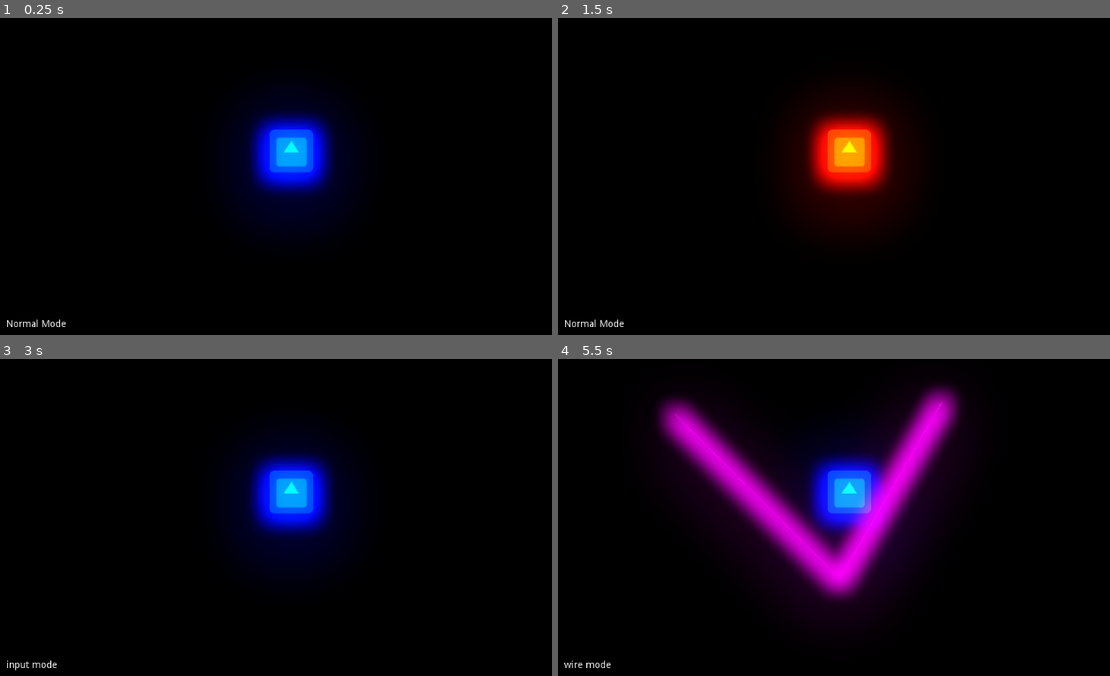
Above: before the commit, frames 1-4 (two rows, left to right).
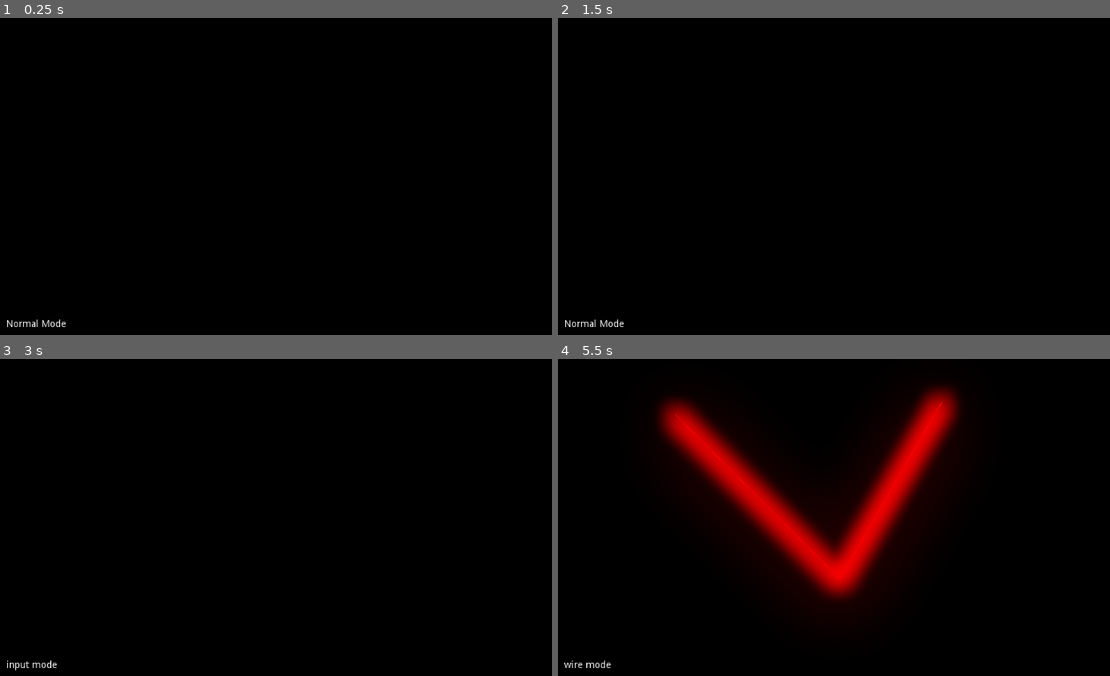
Above: after the commit, the same moments.

Repository: Aki78/GodotCPUDesign
Game: Godot game, scene res://Game.tscn
Two runs of this game, one before a commit and one after it. Both use one fixed random seed, a clock stepped at 60 frames per second and the inputs below. The engine's default icon, where the game draws it, is replaced by a stand-in: a white triangle on a blue panel in a dark square.
Inputs (mouse positions are in pixels of both pictures, inside the frame that each line leads up to):
- Up to frame 1 (0.25 s): no input
- Up to frame 2 (1.5 s): click (850, 151) at 0.52 s; click (850, 151) at 1.27 s
- Up to frame 3 (3 s): click (292, 492) at 2.02 s; tap Enter at 2.75 s; move the mouse to (469, 473) at 2.77 s; hold I (input) from 2.78 s (still down)
- Up to frame 4 (5.5 s): click (1027, 473) at 3.05 s; release I (input) at 3.5 s; drag from (729, 514) to (834, 574) at 3.52 s; tap Space at 4.25 s; move the mouse to (944, 400) at 4.27 s; hold W (wire) 4.28-5 s; click (944, 400) at 4.42 s; tap S (add_switch, bound only after the commit) at 4.55 s; drag from (834, 574) to (657, 431) at 5.02 s

The runs differ from the first frame. In frame 1, 7.1% of the frame differs, in the area x 41-64%, y 25-66%; in frame 2, 7.1%; in frame 3, 7.1%; in frame 4, 19%, in the area x 17-74%, y 8-78%.

Commit message:
added switches

Diff:
--- a/Bit.gd
+++ /dev/null
@@ -1,26 +0,0 @@
-extends Area2D
-
-var bit = true
-
-func _ready():
-	pass
-
-func _process(delta):
-	for area in get_overlapping_areas():
-		get_tree().call_group(area.group_name, "set_bit", bit)
-
-func _on_TextureButton_pressed():
-	toggle()
-
-func toggle():
-	if bit:
-		bit = false
-		modulate.r = 255
-		modulate.b = 0
-	else:
-		bit = true
-		modulate.r = 0
-		modulate.b = 255
-
-func _on_Timer_timeout():
-	toggle()
--- a/Game.tscn
+++ b/Game.tscn
@@ -1,8 +1,7 @@
-[gd_scene load_steps=7 format=2]
+[gd_scene load_steps=5 format=2]
 
 [ext_resource path="res://Wires.gd" type="Script" id=1]
-[ext_resource path="res://Bit.gd" type="Script" id=2]
-[ext_resource path="res://icon.png" type="Texture" id=3]
+[ext_resource path="res://Switches.gd" type="Script" id=3]
 [ext_resource path="res://Label.gd" type="Script" id=4]
 
 [sub_resource type="Environment" id=1]
@@ -17,8 +16,6 @@
 glow_bicubic_upscale = true
 glow_high_quality = true
 
-[sub_resource type="CircleShape2D" id=2]
-
 [node name="Game" type="Node2D"]
 position = Vector2( 0, 1 )
 
@@ -28,26 +25,6 @@
 [node name="Wires" type="Node2D" parent="."]
 script = ExtResource( 1 )
 
-[node name="Bit" type="Area2D" parent="."]
-script = ExtResource( 2 )
-
-[node name="CollisionShape2D" type="CollisionShape2D" parent="Bit"]
-position = Vector2( 481, 298 )
-scale = Vector2( 3.32824, 3.32824 )
-shape = SubResource( 2 )
-
-[node name="TextureButton" type="TextureButton" parent="Bit"]
-margin_left = 449.0
-margin_top = 267.0
-margin_right = 513.0
-margin_bottom = 331.0
-rect_scale = Vector2( 0.976665, 0.971515 )
-texture_normal = ExtResource( 3 )
-
-[node name="Timer" type="Timer" parent="Bit"]
-wait_time = 0.1
-autostart = true
-
 [node name="Label" type="Label" parent="."]
 margin_left = 68.0
 margin_top = 542.0
@@ -55,5 +32,5 @@
 margin_bottom = 556.0
 script = ExtResource( 4 )
 
-[connection signal="pressed" from="Bit/TextureButton" to="Bit" method="_on_TextureButton_pressed"]
-[connection signal="timeout" from="Bit/Timer" to="Bit" method="_on_Timer_timeout"]
+[node name="Switches" type="Node2D" parent="."]
+script = ExtResource( 3 )
--- a/Line.gd
+++ b/Line.gd
@@ -13,11 +13,13 @@
 var bit
 var old_bit = true
 var group_name
+var has_switch = false
 
 var poly : PoolVector2Array
 
 func _ready():
-	pass
+	add_to_group("switchable")
+	add_to_group("wires")
 
 func init(last_center, new_group_name):
 	center1 = last_center
@@ -57,6 +59,23 @@
 	poly = PoolVector2Array([p3,p1,p2,p4])
 	return poly
 
+#func add_all_switch():
+#	print("ADDING ALL SWITCHES!")
+#	get_tree().call_group(group_name, "add_switch")
+
+func add_switch():
+	has_switch = true
+
 func _physics_process(delta):
 	if get_index() == current_index:
 		set_poly()
+
+
+func _on_Line_area_entered(area):
+	if area.is_in_group("switch"):
+		has_switch = true
+
+
+func _on_Line_area_exited(area):
+	if area.is_in_group("switch"):
+		has_switch = false
--- a/Line.tscn
+++ b/Line.tscn
@@ -15,3 +15,6 @@
 show_behind_parent = true
 position = Vector2( 2, 0 )
 color = Color( 49.71, 0, 50.29, 1 )
+
+[connection signal="area_entered" from="." to="." method="_on_Line_area_entered"]
+[connection signal="area_exited" from="." to="." method="_on_Line_area_exited"]
--- /dev/null
+++ b/Switch.gd
@@ -0,0 +1,55 @@
+extends Area2D
+
+var bit = true
+var old_bit = false
+
+func _ready():
+	add_to_group("switch")
+	add_to_group("switchable")
+
+func _process(delta):
+	for area in get_overlapping_areas():
+		if area.is_in_group("wires"):
+			get_tree().call_group(area.group_name, "set_bit", bit)
+#		if area.bit != bit:
+#			set_bit(area.bit)
+
+
+		set_color()
+
+
+func _on_TextureButton_pressed():
+	toggle()
+	print(get_overlapping_areas())
+
+func set_bit(new_bit):
+#	print(new_bit)
+	bit = new_bit
+
+func find_match(text, list):
+	print(list)
+	for _i in list:
+		if text in _i:
+#			print(_i)
+			return _i
+
+func toggle():
+	if bit:
+		bit = false
+	else:
+		bit = true
+
+
+func set_color():
+	if !bit:
+		modulate.r = 255
+		modulate.b = 0
+	else:
+		modulate.r = 0
+		modulate.b = 255
+
+
+func _on_Timer_timeout():
+	if old_bit != bit:
+		toggle()
+		old_bit = bit
--- /dev/null
+++ b/Switch.tscn
@@ -0,0 +1,29 @@
+[gd_scene load_steps=4 format=2]
+
+[ext_resource path="res://icon.png" type="Texture" id=1]
+[ext_resource path="res://Switch.gd" type="Script" id=2]
+
+[sub_resource type="CircleShape2D" id=2]
+
+[node name="Switch" type="Area2D"]
+position = Vector2( 92, 129 )
+script = ExtResource( 2 )
+
+[node name="CollisionShape2D" type="CollisionShape2D" parent="."]
+position = Vector2( 1, -3.00006 )
+scale = Vector2( 3.32824, 3.32824 )
+shape = SubResource( 2 )
+
+[node name="TextureButton" type="TextureButton" parent="."]
+margin_left = -30.0
+margin_top = -38.0
+margin_right = 34.0
+margin_bottom = 26.0
+rect_scale = Vector2( 0.976665, 0.971515 )
+texture_normal = ExtResource( 1 )
+
+[node name="Timer" type="Timer" parent="."]
+wait_time = 0.1
+
+[connection signal="pressed" from="TextureButton" to="." method="_on_TextureButton_pressed"]
+[connection signal="timeout" from="Timer" to="." method="_on_Timer_timeout"]
--- /dev/null
+++ b/Switches.gd
@@ -0,0 +1,63 @@
+extends Node2D
+
+
+
+onready var Switch = preload("res://Switch.tscn")
+
+var following = false
+
+var current_switch
+
+func _ready():
+	pass
+
+func _input(event):
+	if event.is_action_pressed("add_switch") and Singleton.mode == "normal":
+		Singleton.mode = "switch"
+		create_switch()
+		following = true
+	if Singleton.mode == "switch" and event.is_action_pressed("left_click"):
+		for area in current_switch.get_overlapping_areas():
+			print(area)
+			if area.is_in_group("switch"):
+				return
+			if area.is_in_group("wires"):
+				print("has switch:", area.has_switch)
+				if area.has_switch:
+					return
+
+		create_switch()
+	if event.is_action_pressed("escape") and Singleton.mode == "switch":
+		print("deleting mouse switch")
+		Singleton.mode = "normal"
+		get_child(get_child_count() - 1).queue_free()
+		following = false
+
+
+func create_switch():
+
+	var switch = Switch.instance()
+	add_child(switch)
+	var following = true
+	current_switch = switch
+
+#	add_switch_exists()
+
+
+#func add_switch_exists():
+#	print("checking if switch exists")
+#	for area in current_switch.get_overlapping_areas():
+#		print(area)
+#		if area.has_method("add_all_switch"):
+#			print(area.has_switch)
+#			print("Adding swith")
+#			area.add_all_switch()
+
+
+func _process(delta):
+	if following:
+		current_switch.position = get_global_mouse_position()
+		for _i in current_switch.get_overlapping_areas():
+			if "bit" in _i:
+#				print("bit exists")
+				current_switch.set_bit(_i.bit)
--- a/Wire.gd
+++ b/Wire.gd
@@ -12,13 +12,17 @@
 var bit = false
 var group_name
 var old_bit = true
+var has_switch = false
 
 func _ready():
 	line_index = 0
 	group_name = "wire" + str(get_index())
 	add_to_group(group_name)
+	add_to_group("switchable")
+	add_to_group("wires")
 
 func set_bit(new_bit):
+#	print("setting bit")
 	bit = new_bit
 
 func _input(event):
@@ -54,9 +58,15 @@
 			line_index = get_child_count()
 #			line_index += 1
 
+func add_switch():
+	has_switch = true
+
+func delete_switch():
+	has_switch = false
+
 func _physics_process(delta):
-	if old_bit == bit:
-		return
+#	if old_bit == bit:
+#		return
 	for _i in get_children():
 		_i.set_bit(bit)
 	old_bit = bit
--- a/Wires.gd
+++ b/Wires.gd
@@ -2,6 +2,10 @@
 
 var wire_index = 0
 var Wire = load("res://Wire.tscn")
+
+func ready():
+	pass
+#	add_to_group("wires")
 
 func new_wire():
 	print("creating new wire ", wire_index)
@@ -40,9 +44,9 @@
 			_i.queue_free()
 	wire_index = len(get_children())
 	update_wire_index()
-	print("new wire index:", wire_index)
-	print("number of wires:", get_child_count())
-	print("number of wires:", len(get_children()))
+#	print("new wire index:", wire_index)
+#	print("number of wires:", get_child_count())
+#	print("number of wires:", len(get_children()))
 
 #func _process(delta):
 #	update_wire_index()
--- a/project.godot
+++ b/project.godot
@@ -67,6 +67,7 @@
 "deadzone": 0.5,
 "events": [ Object(InputEventKey,"resource_local_to_scene":false,"resource_name":"","device":0,"alt":false,"shift":false,"control":false,"meta":false,"command":false,"pressed":false,"scancode":16777217,"physical_scancode":0,"unicode":0,"echo":false,"script":null)
 , Object(InputEventMouseButton,"resource_local_to_scene":false,"resource_name":"","device":0,"alt":false,"shift":false, …(202 unchanged characters)…
+, Object(InputEventKey,"resource_local_to_scene":false,"resource_name":"","device":0,"alt":false,"shift":false,"control":false,"meta":false,"command":false,"pressed":false,"scancode":0,"physical_scancode":81,"unicode":0,"echo":false,"script":null)
  ]
 }
 input={
@@ -79,6 +80,11 @@
 "events": [ Object(InputEventKey,"resource_local_to_scene":false,"resource_name":"","device":0,"alt":false,"shift":false,"control":false,"meta":false,"command":false,"pressed":false,"scancode":0,"physical_scancode":87,"unicode":0,"echo":false,"script":null)
  ]
 }
+add_switch={
+"deadzone": 0.5,
+"events": [ Object(InputEventKey,"resource_local_to_scene":false,"resource_name":"","device":0,"alt":false,"shift":false,"control":false,"meta":false,"command":false,"pressed":false,"scancode":0,"physical_scancode":83,"unicode":0,"echo":false,"script":null)
+ ]
+}
 
 [physics]
 
